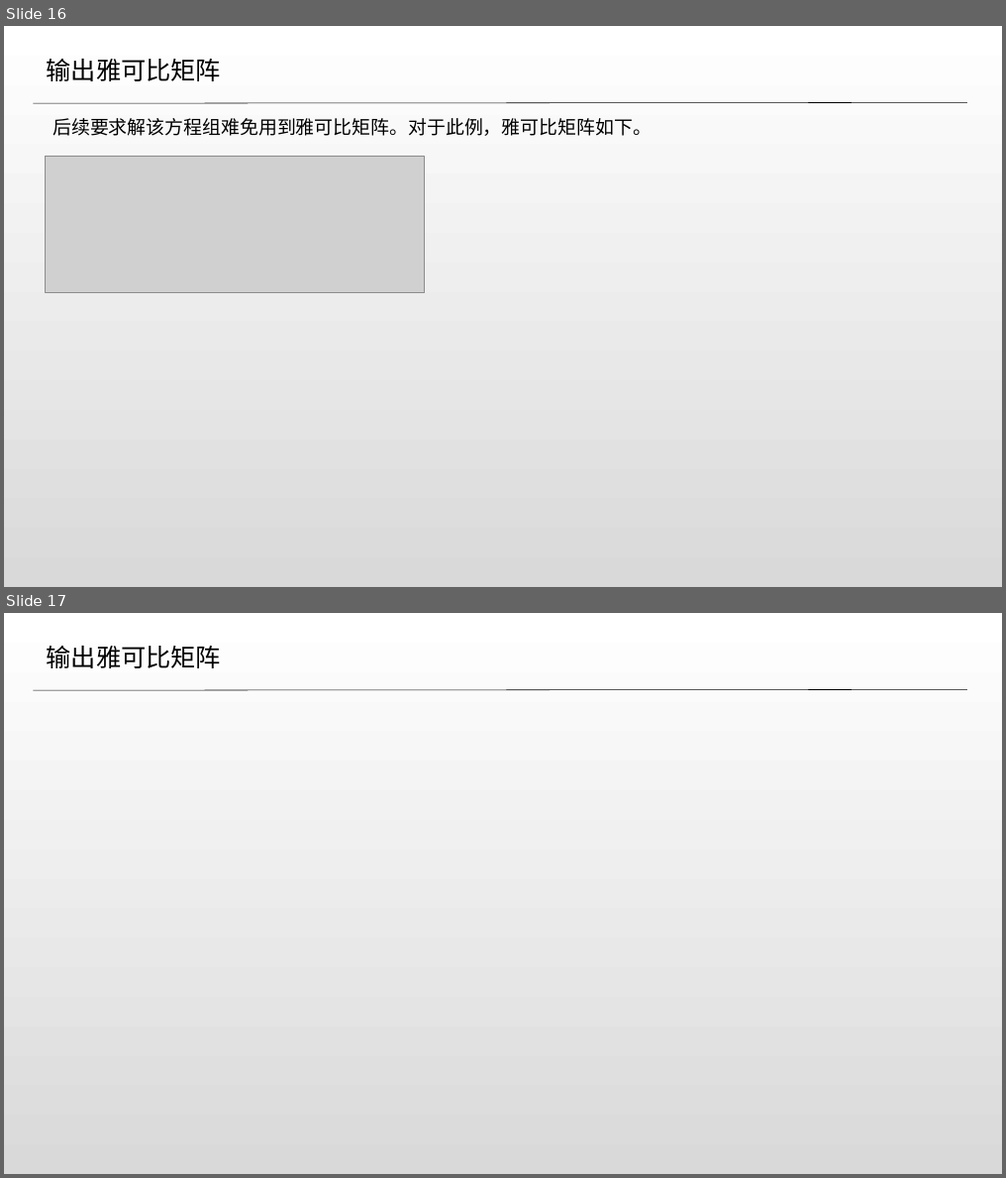
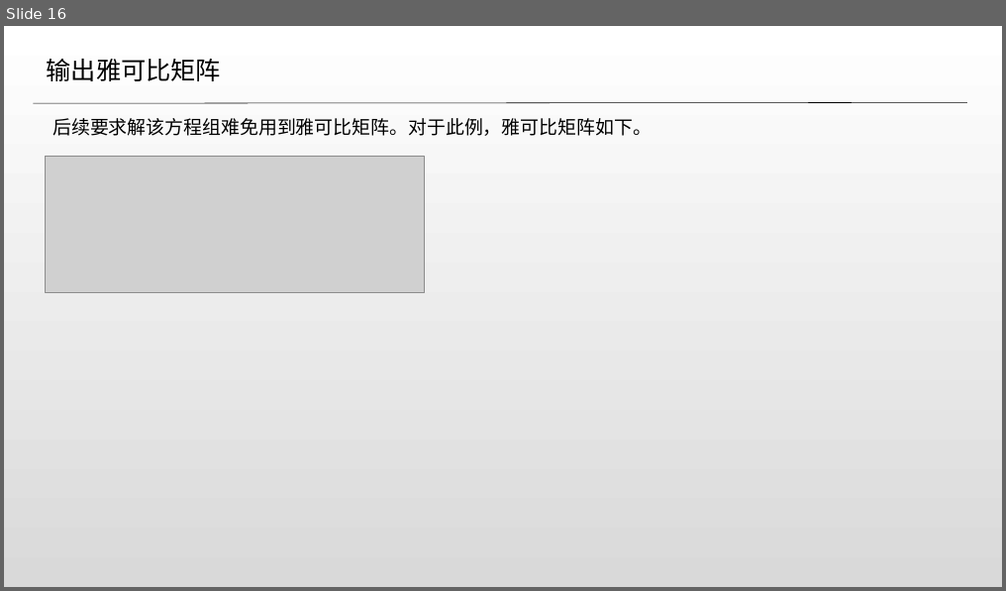
Before and after one commit to fyh126777/parser, a slide deck: 假期作业总结.pptx. Shown one above the other, each under a label of ours: slides 16 and 17 before the commit, slide 16 after it. The pictures are 1006x1178 and 1006x591 pixels, drawn with LibreOffice and Linux fonts; fonts in the diff are those of the drawing; grey boxes stand for pictures. Boxes give left, top, right and bottom in pixels: in the first picture for what was removed or moved away, otherwise in the second. Text is boxed around its words. In the diff, an @@ line names an element or a change of style, - is before the commit and + after.

```diff
--- a/假期作业总结.pptx
+++ b/假期作业总结.pptx
@@ slide 17 removed at bbox=[4, 613, 1002, 1174], background #FFFFFF @@
@@ text removed at bbox=[47, 646, 221, 668] @@
-输出雅可比矩阵
@@ line removed from (33, 690) to (967, 689) @@
```
Also in this commit, not shown: 6 slides changed, 1 slide added, 2 other slides removed.
